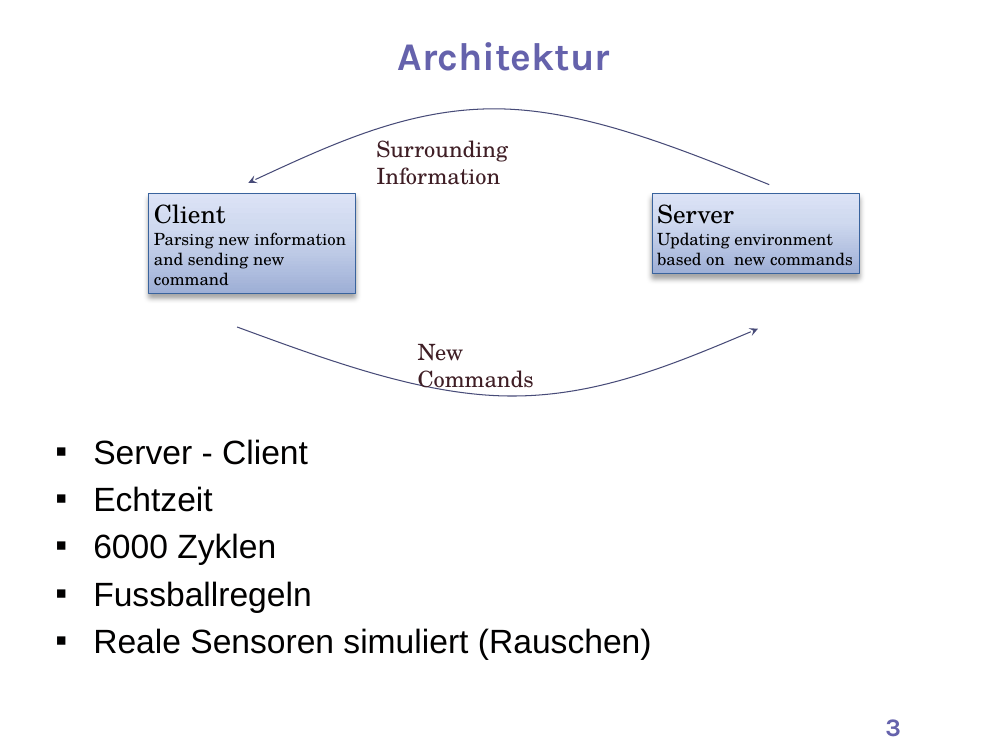
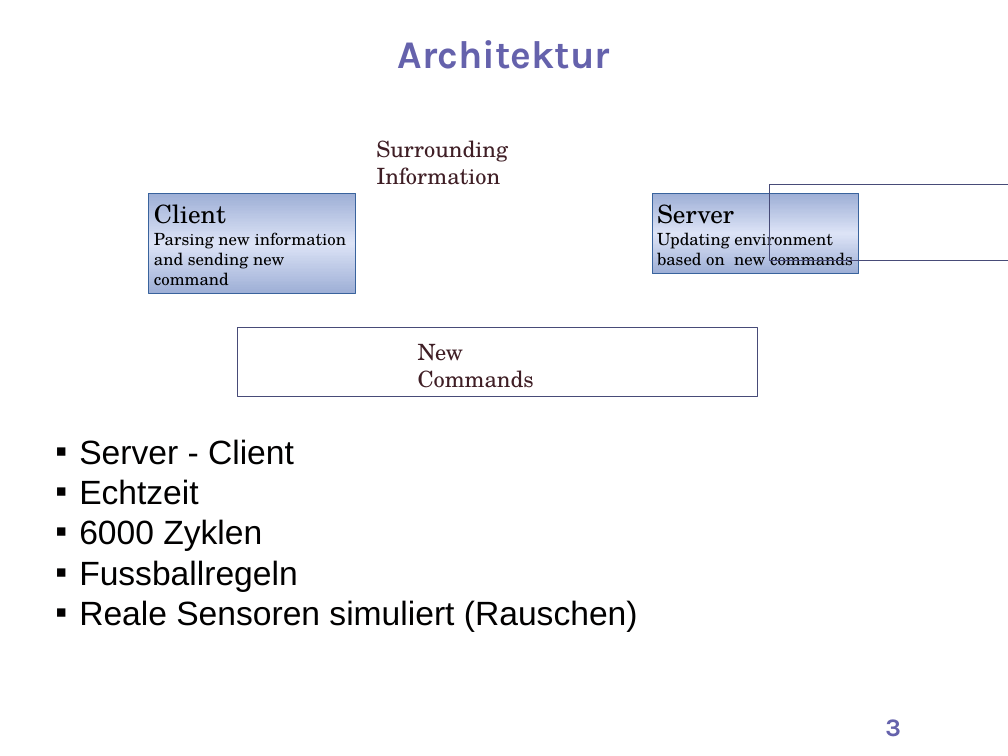
Before and after one commit to gerhardkurz/roboZen, a slide deck: slide 3 of presentation/1/praesentation1 (1).pptx. Drawn at 1008x756 pixels with LibreOffice and Linux fonts; fonts in the diff are those of the drawing; background and template pictures are left out. Boxes give left, top, right and bottom in pixels: in the first picture for what was removed or moved away, otherwise in the second. Text is boxed around its words. In the diff, an @@ line names an element or a change of style, - is before the commit and + after.

```diff
--- a/presentation/1/praesentation1 (1).pptx
+++ b/presentation/1/praesentation1 (1).pptx
@@ text "Architektur" at [398, 40, 611, 69]: line spacing 1.1 to 1 @@
@@ freeform shape removed at [248, 109, 769, 184] @@
@@ rectangle "Client" at [149, 194, 356, 293]: fill gradient #DCE3F6 to #CFD9EF to #9EAFD6 to gradient #9EAFD6 to #DCE3F6; outline #39639D 0.75 pt to #39639D 0.74 pt; shadow off @@
@@ rectangle "Server" at [652, 194, 859, 274]: fill gradient #DCE3F6 to #CFD9EF to #9EAFD6 to gradient #9EAFD6 to #DCE3F6; outline #39639D 0.75 pt to #39639D 0.74 pt; shadow off @@
@@ rectangle added at [769, 184, 1008, 260], outline #474B78 0.74 pt @@
@@ freeform shape removed at [237, 327, 758, 395] @@
@@ rectangle added at [237, 327, 758, 395], outline #474B78 0.74 pt @@
@@ text "Server - Client" at [79, 439, 638, 632]: indent changed; less space between paragraphs @@
```
Also in this commit, not shown: 3 other slides changed, 3 slides added, 1 other file.
